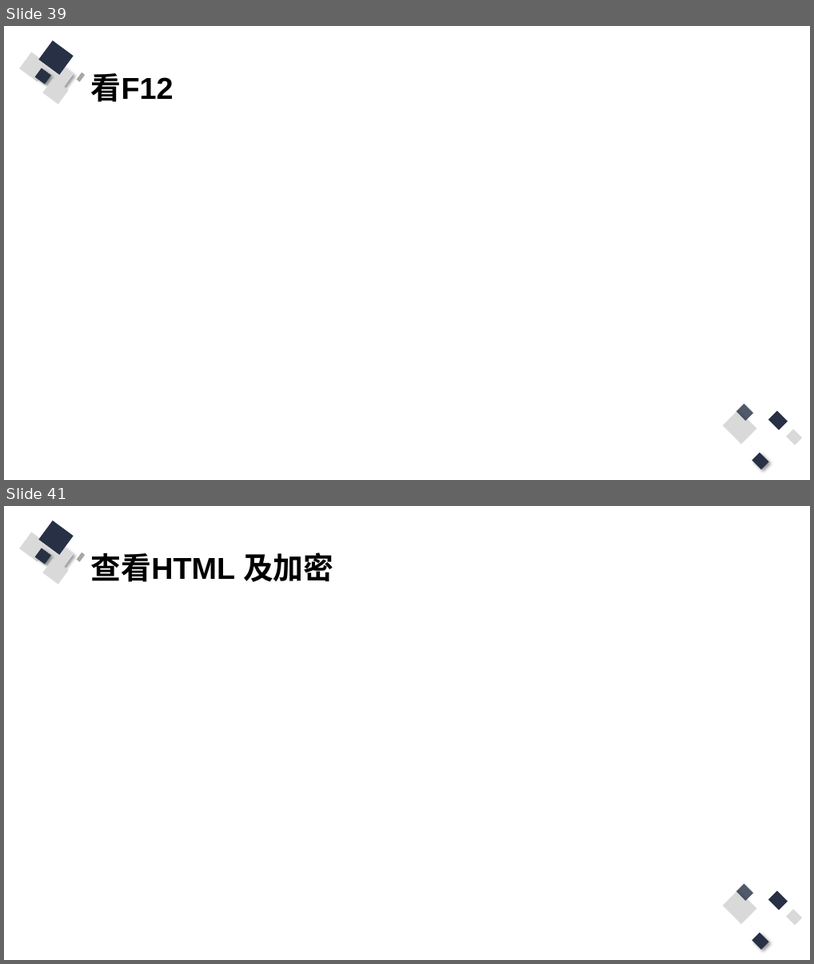
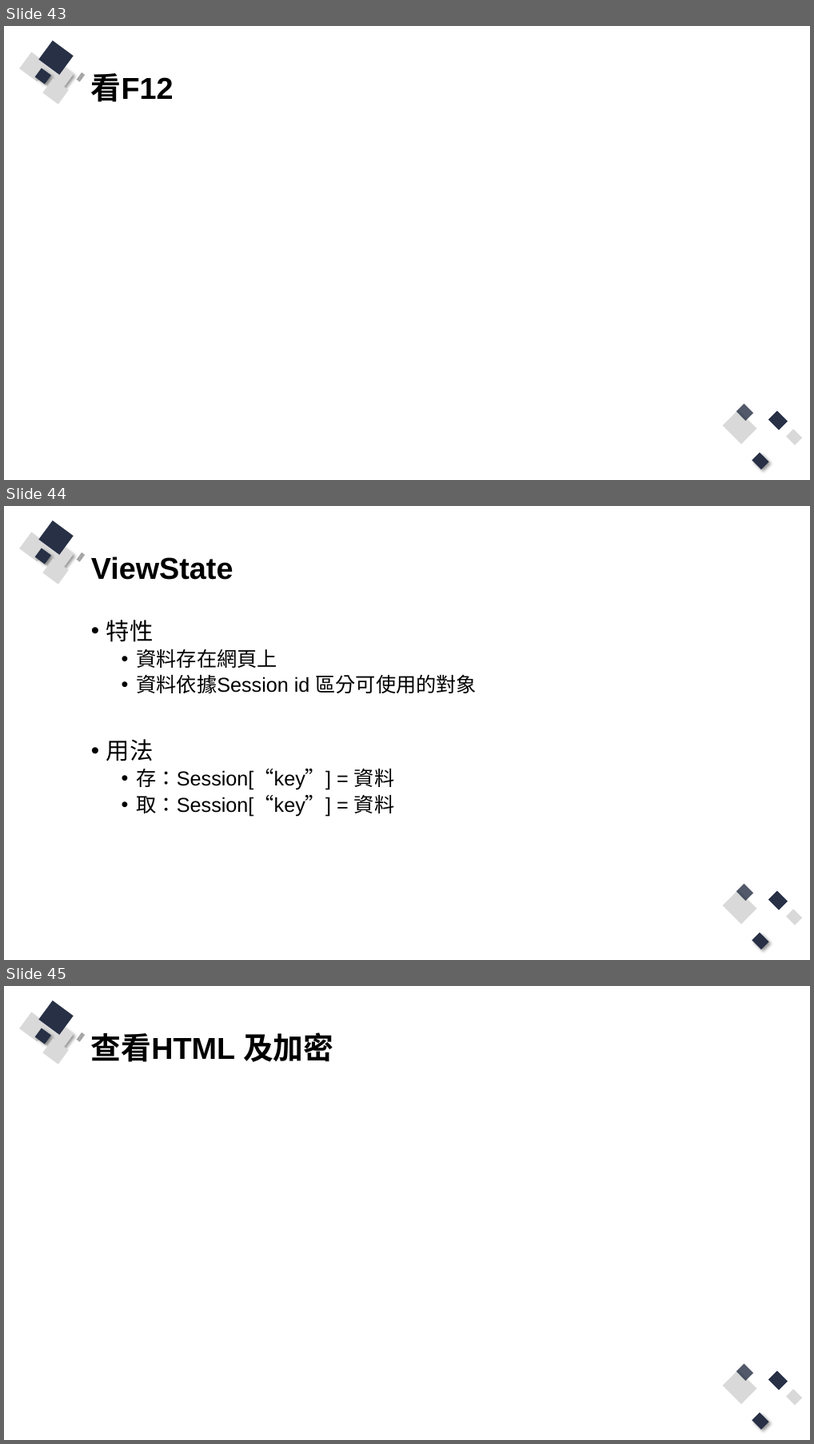
Before and after one commit to Q81JIAXIONG/-, a slide deck: 投影片/2.asp.net webform 框架.pptx. Shown one above the other, each under a label of ours: slides 39 and 41 before the commit, slides 43, 44 and 45 after it; the slides between them are not shown. The pictures are 814x964 and 814x1444 pixels, drawn with LibreOffice and Linux fonts; fonts in the diff are those of the drawing. Boxes give left, top, right and bottom in pixels: in the first picture for what was removed or moved away, otherwise in the second. Text is boxed around its words. In the diff, an @@ line names an element or a change of style, - is before the commit and + after.

```diff
--- a/投影片/2.asp.net webform 框架.pptx
+++ b/投影片/2.asp.net webform 框架.pptx
@@ slide 44 added at bbox=[4, 506, 810, 960], background #FFFFFF; not listed: 13 template elements that a slide beside it also shows @@
@@ title added at bbox=[91, 556, 234, 580], 36 pt, text #000000, bold @@
+ViewState
@@ text added at bbox=[106, 620, 478, 816], 24 pt, text #000000 @@
+• 特性
+  • 資料存在網頁上
+  • 資料依據Session id 區分可使用的對象
+• 用法
+  • 存：Session[“key”] = 資料
+  • 取：Session[“key”] = 資料
@@ what was slide 39 is now slide 43 @@
@@ what was slide 41 is now slide 45 @@
```
Also in this commit, not shown: 7 other slides added, 4 slides removed, 21 other files.
